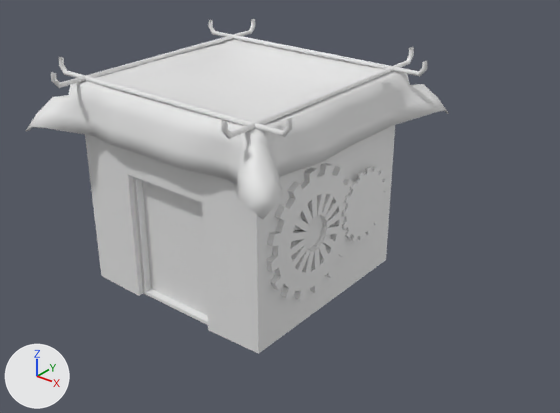
One commit to the FBX model Assets/Models/Buildings/Short House.fbx: the scene before it, then after it.
Rendered twice from a camera (50 mm lens) standing at (4.61, -5.21, 3.06) and looking at (0.51, -0.08, -0.11). The axes (+X, +Y, +Z) are drawn at lower left. The lights are the same throughout. Materials are left out; every surface is plain grey. Where no turn or scale is listed for an object, it has been applied to the vertices. Vertices at the same position are counted once.

The first picture shows 'Cloth'.
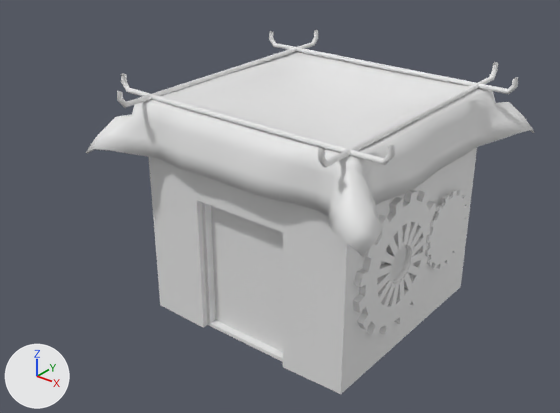
Pixel boxes [x1, y1, x2, y2] of what changed, in the pictures (560 x 413 px):
'Cloth', reshaped, moved (6% wider, 38% shorter)
    before: [26, 19, 449, 354]
    after: [86, 51, 535, 257]
'Walls.001', added
    after: [149, 148, 477, 394]
'Gear', added
    after: [353, 190, 436, 336]
'Pipes', added
    after: [117, 30, 518, 168]
'Gear2', added
    after: [425, 190, 467, 270]
part 1 of me_plane, deleted
    before: [51, 19, 427, 354]

The change in detail:
me_plane is used by ob_cloth; location (0.0, 0.0, 1.173).
me_plane had 3031 vertices, 2739 faces and spanned x -1.42..1.43, y -1.44..1.43, z -2.17..0.02.
me_plane now has 968 vertices, 966 faces and spans x -1.42..1.43, y -1.44..1.43, z -0.65..-0.12.
me_plane part 1: 14 loose pieces with 2063 vertices, spanning x -1.35..1.35, y -1.35..1.35, z -2.17..0.02, are deleted.
Mesh me_circle_001 is new.
It has 226 vertices, 257 faces and spans x -0.029..0.028, y -0.611..0.617, z -0.614..0.614.
Mesh me_cube_003 is new.
It has 768 vertices, 640 faces and spans x -1.35..1.35, y -1.35..1.35, z -0.08..0.07.
Mesh me_circle_002 is new.
It has 158 vertices, 115 faces and spans x -0.074..0.022, y -0.36..0.365, z -0.361..0.364.
Mesh me_cube_001 is new.
It has 911 vertices, 761 faces and spans x -1.24..1.04, y -1.06..1.06, z -1.0..1.0.
Object 'Cloth' (ob_cloth) moves from (0.0, 0.0, 1.173) to (0.859, 0.0, 1.173).
Object 'Gear' (ob_gear) is new; it shows me_circle_001.
Its location is (1.927, -0.314, -0.112).
Object 'Pipes' (ob_pipes) is new; it shows me_cube_003.
Its location is (0.859, 0.0, 1.121).
Object 'Gear2' (ob_gear2) is new; it shows me_circle_002.
Its location is (1.957, 0.444, -0.102).
Object 'Walls.001' (ob_walls_001) is new; it shows me_cube_001.
Its location is (0.859, 0.0, 0.0).
